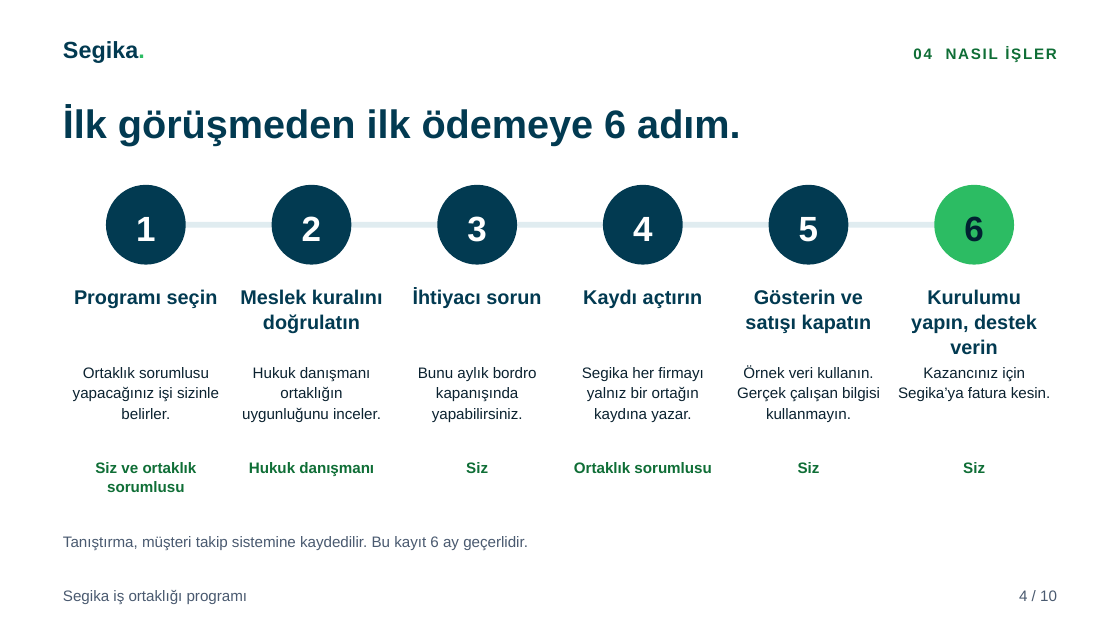
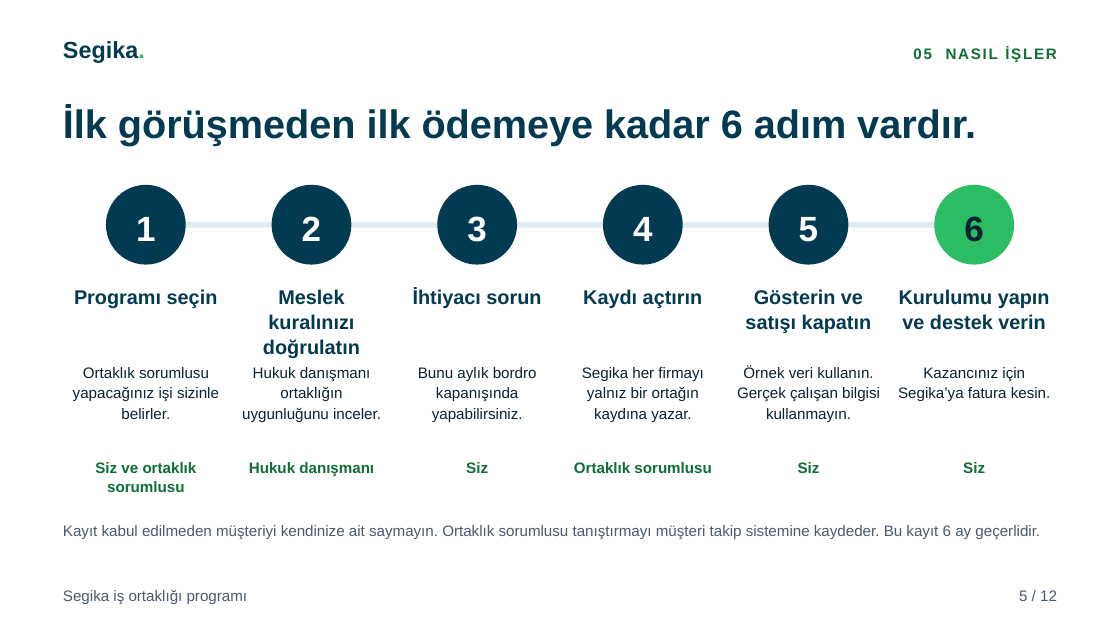
Before and after one commit to karacaismail/19ekim, a slide deck: slide 5 of public/indir/segika/segika-is-ortakligi-sunum.pptx (slide 4 before the commit). Drawn at 1120x630 pixels with LibreOffice and Linux fonts; fonts in the diff are those of the drawing. Boxes give left, top, right and bottom in pixels: in the first picture for what was removed or moved away, otherwise in the second. Text is boxed around its words. In the diff, an @@ line names an element or a change of style, - is before the commit and + after.

```diff
--- a/public/indir/segika/segika-is-ortakligi-sunum.pptx
+++ b/public/indir/segika/segika-is-ortakligi-sunum.pptx
@@ text at (913,47,1057,62): text changed @@
-04 NASIL İŞLER
+05 NASIL İŞLER
@@ text at (63,107,976,146): text changed @@
-İlk görüşmeden ilk ödemeye 6 adım.
+İlk görüşmeden ilk ödemeye kadar 6 adım vardır.
@@ text at (263,289,360,358): text changed @@
-Meslek kuralını doğrulatın
+Meslek kuralınızı doğrulatın
@@ text at (899,289,1050,330): text changed @@
-Kurulumu yapın, destek verin
+Kurulumu yapın ve destek verin
@@ text at (63,525,1040,539): text changed @@
-Tanıştırma, müşteri takip sistemine kaydedilir. Bu kayıt 6 ay geçerlidir.
+Kayıt kabul edilmeden müşteriyi kendinize ait saymayın. Ortaklık sorumlusu tanıştırmayı müşteri takip sistemine kaydeder. Bu kayıt 6 ay geçerlidir.
@@ text at (1019,590,1057,601): text changed @@
-4 / 10
+5 / 12
```
Also in this commit, not shown: 3 other slides changed, 8 slides added, 6 slides removed, 52 other files.
